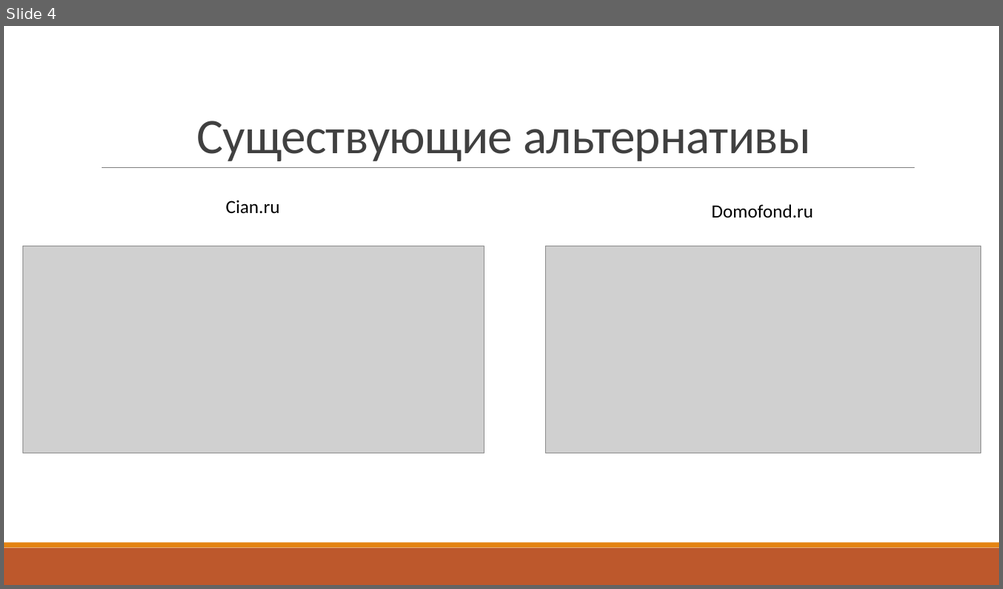
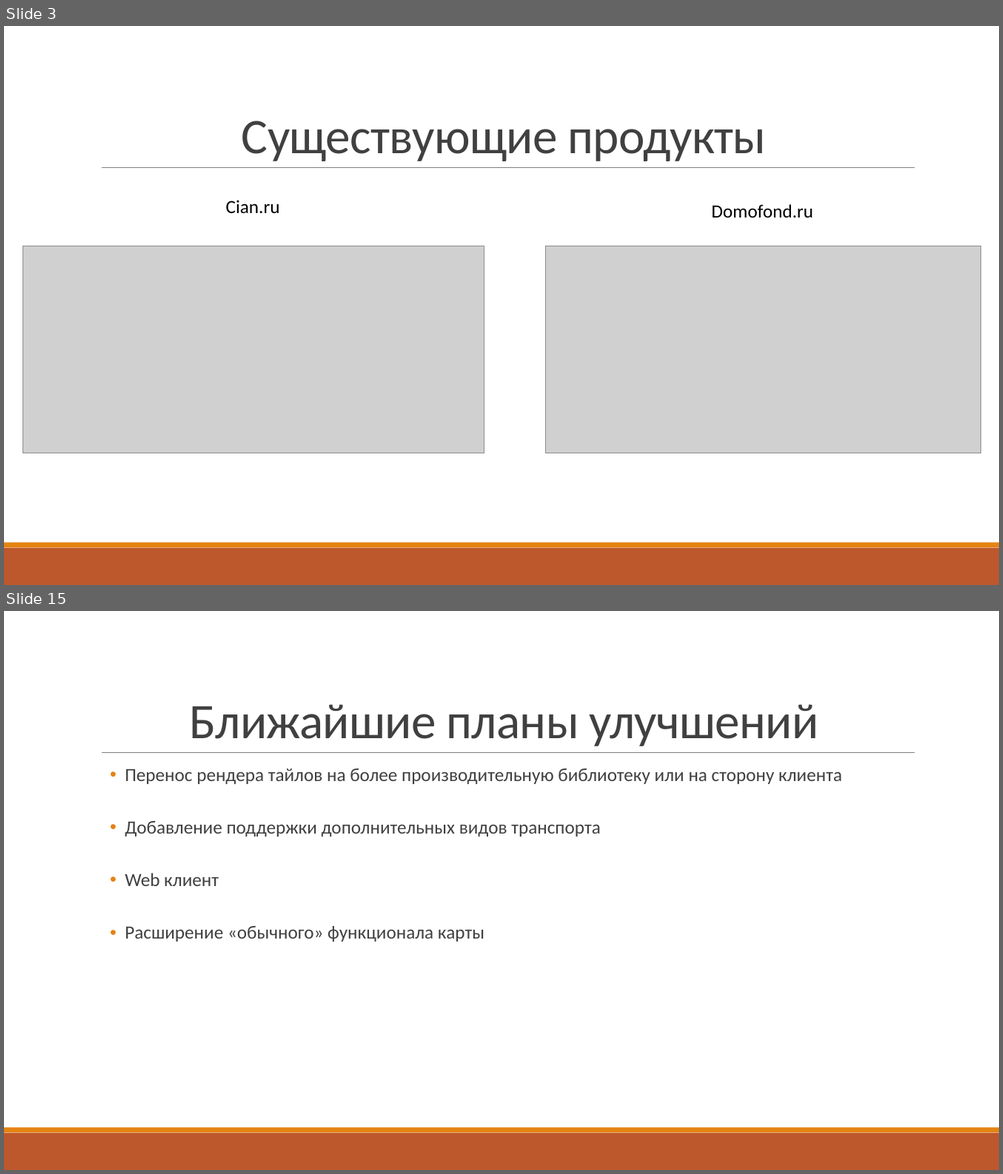
Before and after one commit to Zettroke/PropertyHeatMap, a slide deck: Презентация/Тепловая карта предложений жилья.pptx. Shown one above the other, each under a label of ours: slide 4 before the commit, slides 3 and 15 after it; the slides between them are not shown. The pictures are 1003x589 and 1003x1174 pixels, drawn with LibreOffice and Linux fonts; fonts in the diff are those of the drawing; grey boxes stand for pictures. Boxes give left, top, right and bottom in pixels: in the first picture for what was removed or moved away, otherwise in the second. Text is boxed around its words. In the diff, an @@ line names an element or a change of style, - is before the commit and + after.

```diff
--- a/Презентация/Тепловая карта предложений жилья.pptx
+++ b/Презентация/Тепловая карта предложений жилья.pptx
@@ slide 15 added at (4,611,999,1170), background #FFFFFF; not listed: 3 template elements that a slide beside it also shows @@
@@ title added at (189,704,819,746), 48 pt, text #404040 @@
+Ближайшие планы улучшений
@@ text added at (125,769,842,942), 18 pt, text #404040 @@
+  • Перенос рендера тайлов на более производительную библиотеку или на сторону клиента
+  • Добавление поддержки дополнительных видов транспорта
+  • Web клиент
+  • Расширение «обычного» функционала карты
@@ what was slide 4 is now slide 3 @@
@@ slide 3 changed as well @@
@@ title at (242,121,765,161): text changed @@
-Существующие альтернативы
+Существующие продукты
```
Also in this commit, not shown: 1 other slide changed, 12 other slides added, 2 slides removed, 8 other files.
